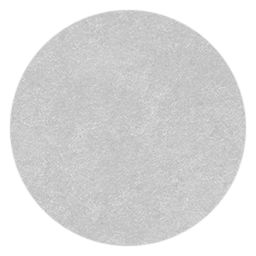
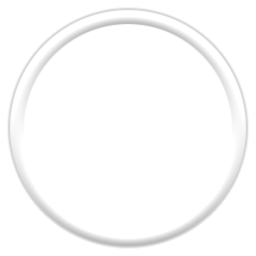
Comparing the layer stacks of the two (256, 256) images. Changes:
showed group "Overlay" (3 layers) over box(10, 10, 246, 246)
hid group "Circle copy" (3 layers) over box(7, 7, 249, 249)
